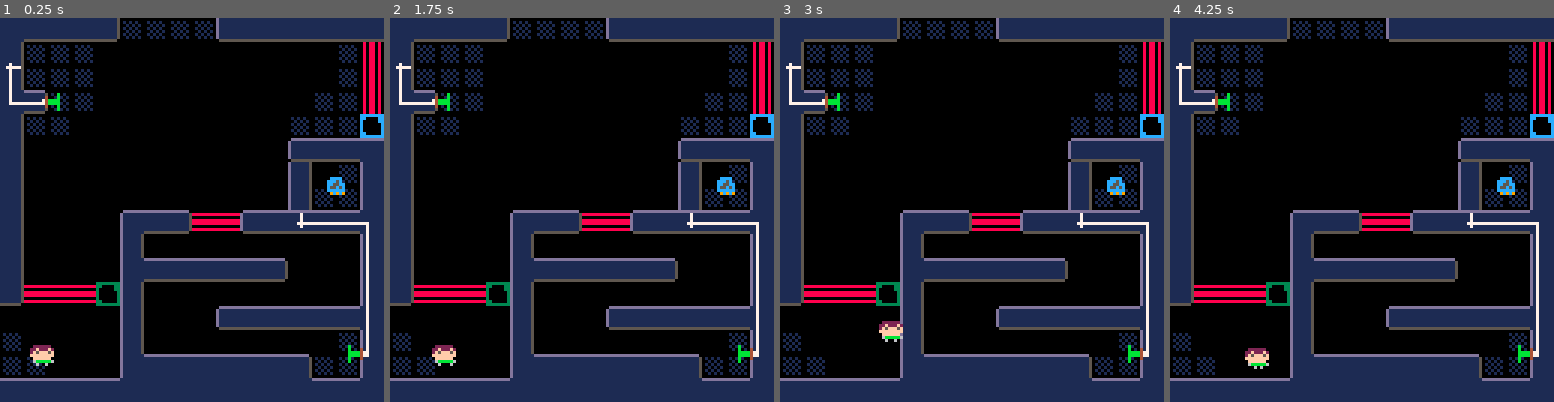
Above: before the commit, frames 1-4 (left to right).
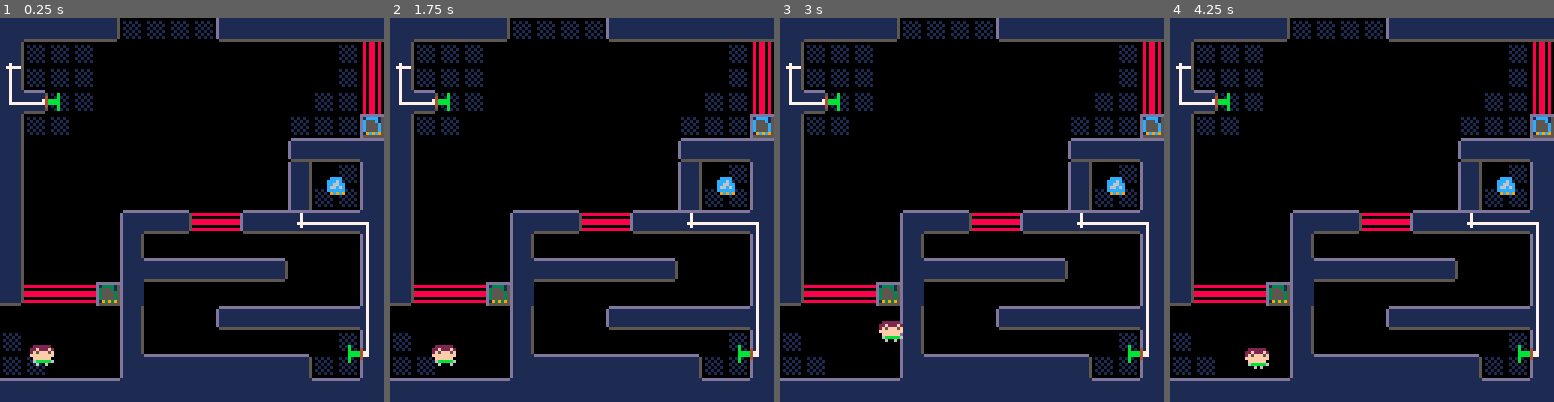
Above: after the commit, the same moments.

Repository: codekitchen/pico-8-circuits
Game: PICO-8 cartridge circuits.p8
The game is run twice, just before and just after one commit, with the same random seed, the same clock (stepped at 60 frames per second) and the same inputs.
Inputs:
- Up to frame 1 (0.25 s): no input
- Up to frame 2 (1.75 s): tap X (X key) at 0.33, 1.07 s; tap O (Z key) at 0.7, 1.7 s; hold Right from 1.6 s (still down)
- Up to frame 3 (3 s): tap X (X key) at 1.85, 2.97 s; release Right at 2.1 s; tap O (Z key) at 2.1, 2.5, 2.9 s; hold Up 2.15-2.42 s; hold Right from 2.47 s (still down)
- Up to frame 4 (4.25 s): release Right at 3.03 s; hold Left 3.08-3.58 s; tap O (Z key) at 3.3, 3.7, 4.1 s; hold Down 3.63-3.97 s; hold Right from 4.02 s (still down); tap X (X key) at 4.08 s

The runs differ from the first frame. In frame 1, 0.9% of the frame differs, in the area x 25-100%, y 25-75%; in frame 2, 0.9%; in frame 3, 0.9%; in frame 4, 0.9%.

Commit message:
update key/door graphics

Diff:
--- a/circuits.p8
+++ b/circuits.p8
@@ -446,6 +446,7 @@
   spr=21,
   w=1.2,
   h=1.2,
+  layer=layer.bg,
   initialize=function(self,...)
     doorbase.initialize(self,...)
     self.opentile = self.facing.horiz and 81 or 82
@@ -474,7 +475,7 @@
     poke(cartdata_base+self.id, 0xff)
   end,
   draw=function(self)
-    pal(12, self.powered and 12 or key_colors[self.id])
+    pal(8, self.powered and 8 or key_colors[self.id])
     doorbase.draw(self)
     pal()
   end,
@@ -1201,20 +1202,20 @@
 __gfx__
 000000000700000000700000070000000070000000000000000000000000000000000000cccccccc000660000000800000080000000000000000000000000000
 000000007070000007070000707770000700000000888800000000000000000000000000cccccccc066666600000080000808000000000000000000000000000
-000000000700000070707000070000007077700008885800005555555555555555555500cc0000cc066565600000808008080800000000000000000000000000
-000000000700000000700000000000000700000008855880005400400040004004004500cc0000cc665656660000080880808080000000000000000000000000
-00000000070000000070000000000000007000000855858000504040004000400404050000000000666565660000808000000000000000000000000000000000
+000000000700000070707000070000007077700008886800005555555555555555555500cc0000cc066565600000808008080800000000000000000000000000
+000000000700000000700000000000000700000008866880005400400040004004004500cc0000cc665656660000080880808080000000000000000000000000
+00000000070000000070000000000000007000000866868000504040004000400404050000000000666565660000808000000000000000000000000000000000
 00000000000000000000000000000000000000000888888000500555555555555550050000000000065656600000080000000000000000000000000000000000
 00000000000000000000000000000000000000000098989000544500000000000054450000000000066666600000800000000000000000000000000000000000
 00000000000000000000000000000000000000000000000000500500000000000050050000000000000660000000000000000000000000000000000000000000
-0000000000000000000000000000000000000000cccccccc00500500000330000333000066000000000000000000000000000000000000000000000000000000
-0000000000000000000000004444444004444444cc0000cc00500500003553003555330000600000000000000000000000000000000000000000000000000000
-0000000000000000000000004444444004444444c00000cc0054450003a33a3035335a3066600000000000000000000000000000000000000000000000000000
-0000000000000000000000004444444444444444c000000c00500500035335303533335300060000000000000000000000000000000000000000000000000000
-0004000000444000004440004444444444444444c000000c00500500353333533533335366660000000000000000000000000000000000000000000000000000
-0004000004404400044044004444444004444444c000000c005005003533335335335a3000006000000000000000000000000000000000000000000000000000
-0040400004000400040004004444444004444444cc00000c00544500355555533555330066666000000000000000000000000000000000000000000000000000
-0004000044000440440004400000000000000000cccccccc00500500033333300333000000000600000000000000000000000000000000000000000000000000
+0000000000000000000000000000000000000000dddddddd00500500000330000333000066000000000000000000000000000000000000000000000000000000
+0000000000000000000000004444444004444444d188881500500500003553003555330000600000000000000000000000000000000000000000000000000000
+0000000000000000000000004444444004444444d85558150054450003a33a3035335a3066600000000000000000000000000000000000000000000000000000
+0000000000000000000000004444444444444444d855558500500500035335303533335300060000000000000000000000000000000000000000000000000000
+0004000000444000004440004444444444444444d855558500500500353333533533335366660000000000000000000000000000000000000000000000000000
+0004000004404400044044004444444004444444d8555585005005003533335335335a3000006000000000000000000000000000000000000000000000000000
+0040400004000400040004004444444004444444d198989500544500355555533555330066666000000000000000000000000000000000000000000000000000
+0004000044000440440004400000000000000000d555555500500500033333300333000000000600000000000000000000000000000000000000000000000000
 00404000400000404000004000000000000000000000000000500500000000000050050000000000000000000222222002222220000000000020000000000000
 040004004000004040040040000000000000000000000000005445000000000000544500022222200222222022f222f222f222f2022222200080000000000000
 40000040400000404040404000000000000000000000000000500555555555555550050022f222f222f222f22f5fff5f2f5fff5f22f222f22808200000000000
@@ -1488,7 +1489,7 @@
 400000000000000000000000000000407b42000000000000000000500000426a7b000000005b487761617848484848407b00000000000000000000000000006a7b006942570000000000570042427840000000000000000000000000000000000000000000000000000000000000000000000000000000000000000000000000
 400000000000000000000000000000407b42420000000000000000690042426a7b00000000570000000000000000006a7b00000000000000000000000000006a7b004b484a000000000057000000006a000000000000000000000000000000000000000000000000000000000000000000000000000000000000000000000000
 4000000000000000000000000000004040487761616178484848486b484848407b000000006a4848484848770000006a7b00000000000000000000000000006a7b00000000000000000057000000006a000000000000000000000000000000000000000000000000000000000000000000000000000000000000000000000000
-400000000000000000000000000000407b00000000000000000000000000424b4a61616115570000000000000000006a4048484848484877616161616161154b6b4848484848484848484a000000006a000000000000000000000000000000000000000000000000000000000000000000000000000000000000000000000000
+400000000000000000000000000000407b00000000000000000000000000424b4a616161156a0000000000000000006a4048484848484877616161616161154b6b4848484848484848484a000000006a000000000000000000000000000000000000000000000000000000000000000000000000000000000000000000000000
 400000000000000000000000000000407b000000000000000000000000424242000000000057000000784848484848407b0000000000005000000000000000424242000000000057424200000000006a000000000000000000000000000000000000000000000000000000000000000000000000000000000000000000000000
 400000000000000000000000000000407b4242000000000000000000000042424200000000570000000000000000426a7b0000004242005000000000000000424242000000000057420000000000006a000000000000000000000000000000000000000000000000000000000000000000000000000000000000000000000000
 400000000000000000000000000000407b42000000000000000000000000004242420000006a7a7a7a7a7a7a5a42426a7b00424242424215000000000000005b5a42424200000057424242424200006a000000000000000000000000000000000000000000000000000000000000000000000000000000000000000000000000
